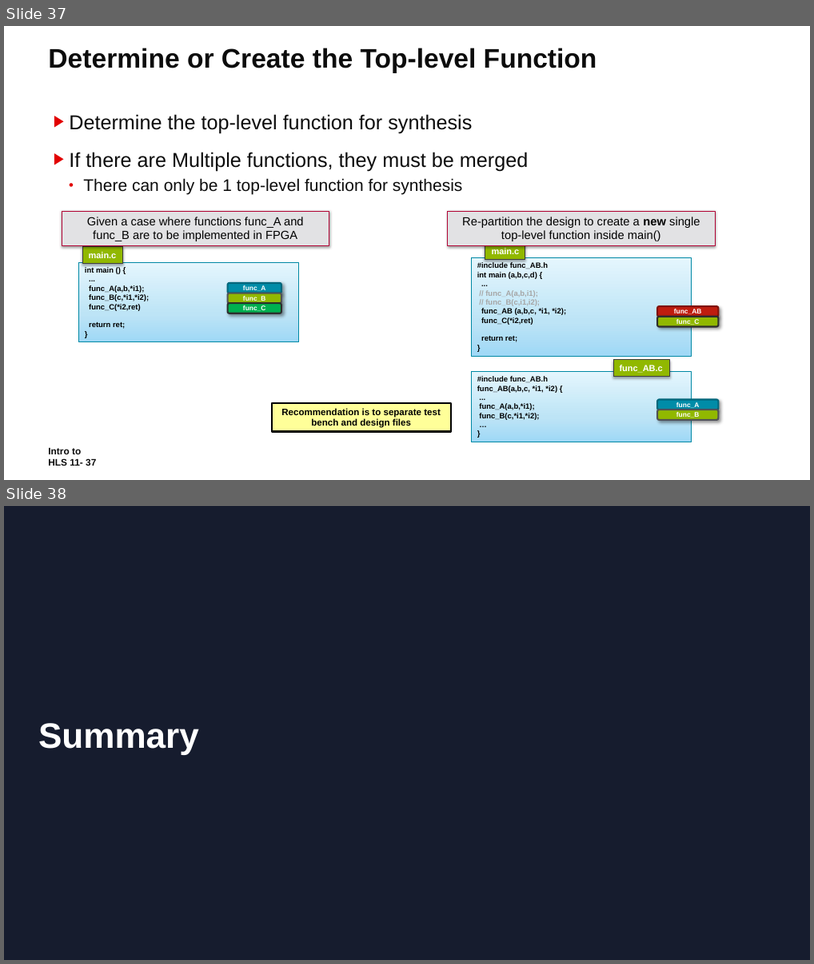
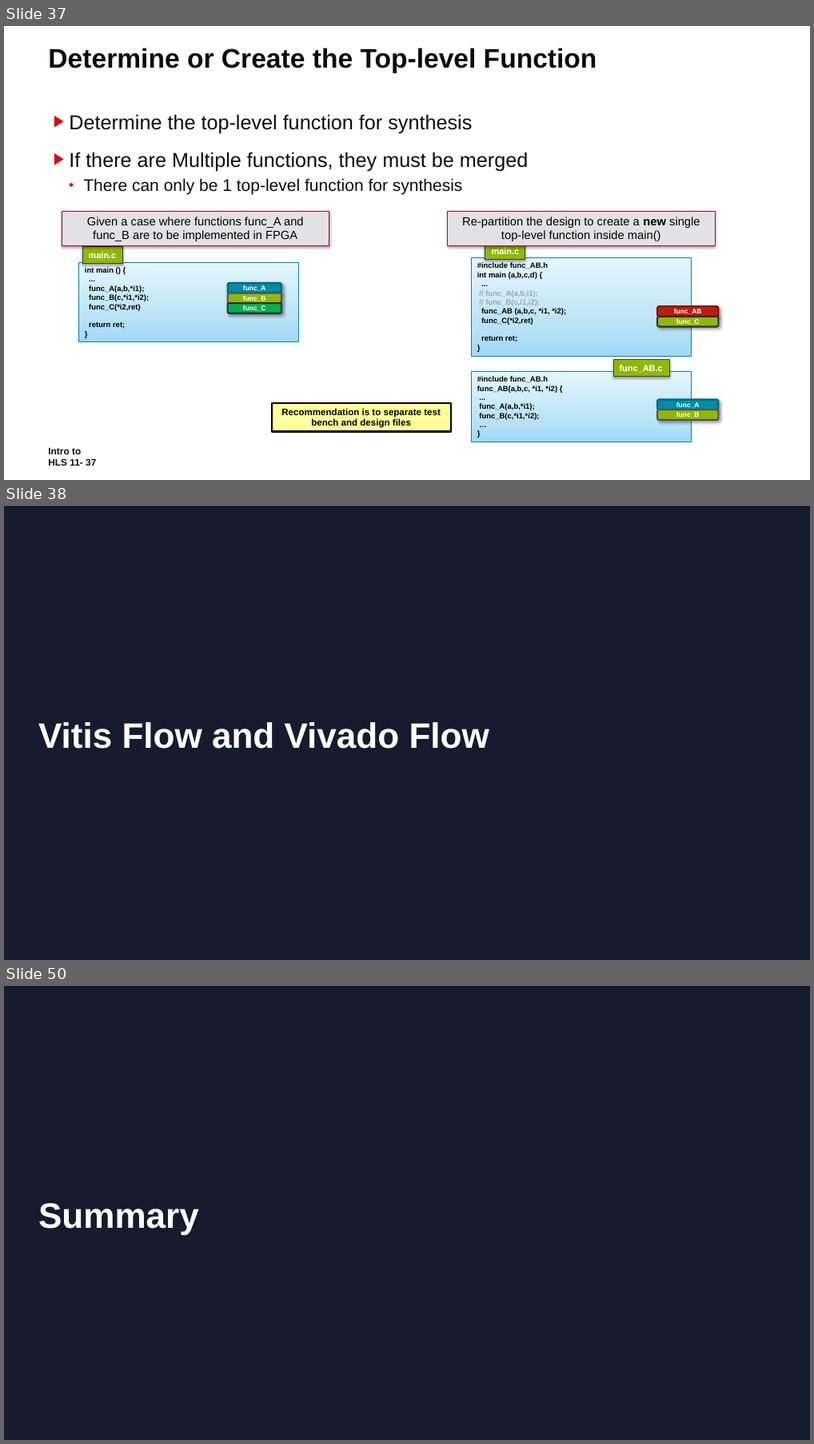
Before and after one commit to ChunxuGuo/High-Level-Synthesis-Flow-on-Zynq-using-Vitis-HLS, a slide deck: vitis_slides/11_HLS_Intro.PPTX. Shown one above the other, each under a label of ours: slides 37 and 38 before the commit, slides 37, 38 and 50 after it; the slides between them are not shown. The pictures are 814x964 and 814x1444 pixels, drawn with LibreOffice and Linux fonts; fonts in the diff are those of the drawing; background and template pictures are left out. Boxes give left, top, right and bottom in pixels: in the first picture for what was removed or moved away, otherwise in the second. Text is boxed around its words. In the diff, an @@ line names an element or a change of style, - is before the commit and + after.

```diff
--- a/vitis_slides/11_HLS_Intro.PPTX
+++ b/vitis_slides/11_HLS_Intro.PPTX
@@ slide 38 added at <box>4,506,810,960</box>, background #161C2E @@
@@ title added at <box>38,722,490,748</box>, 42 pt, text #FFFFFF, bold @@
+Vitis Flow and Vivado Flow
@@ what was slide 38 is now slide 50 @@
```
Also in this commit, not shown: 11 other slides added.
